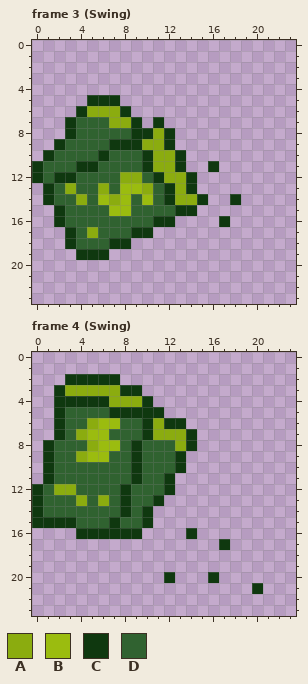
One commit to this pixel-art file: scenes/Equipables/Fertilizer/fertilizer.aseprite. The first picture shows the starting point.
24x24 pixels, 5 frames. Shown: frame 3 (Swing), frame 4 (Swing).
Palette (. is transparent): A #8bac0f  B #9bbc0f  C #0f380f  D #306230
Pixels before, frame 3 (Swing), first column x 0:
 5 .....CCC...........
 6 ....CAAAC..........
 7 ...CDDDAAC.C.......
 8 ...CDDDDDCCAC......
 9 ..CDDDDCCCAAC......
10 .CDDDDCDDDCAAC.....
11 CDDDCCDDDDCAAC..C..
12 CDCCDDDDAADCAAC....
13 .CDADDADBBADCAC....
14 .CDDADBABDBDCAAC..C
15 ..CDDDDBBDDDDCC....
16 ..CDDDDDDDDCC....C.
17 ...CDADDDCC........
18 ...CDDDCC..........
19 ....CCC............
Pixels before, frame 4 (Swing), first column x 0:
 2 ...CCCCC.............
 3 ..CAAAAACC...........
 4 ..CCCCCAAAC..........
 5 ..CDDDDCCCCC.........
 6 ..CDDABBDDCACC.......
 7 ..CDABBDDDCAAAC......
 8 .CDDDABBDCDDDAC......
 9 .CDDABBDDCDDDC.......
10 .CDDDDDDDCDDDC.......
11 .CDDDDDDDCDDC........
12 CDAADDDDCDDDC........
13 CDDDADADCDDC.........
14 CDDDDDDDCDC..........
15 CCCCDDDCDDC..........
16 ....CCCCCC....C......
17 .................C...
18 .....................
19 .....................
20 ............C...C....
21 ....................C
The result:
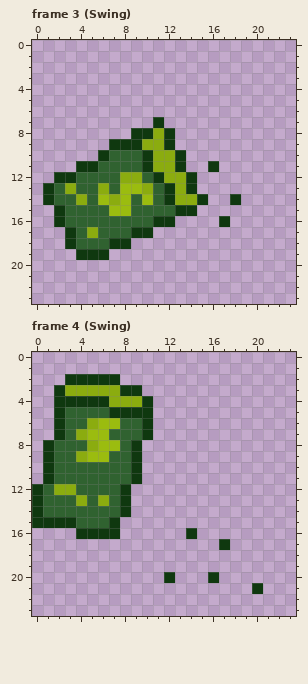
Difference:
Changed rows in their new state; - is an unchanged pixel.
Frame 3 (Swing), layer "Layer 2":
first column x 0:
 5 -----...--
 6 ----.....-
 7 ---.......
 8 ---......-
 9 --.....---
10 -.....----
11 ....------
12 ..--------
Frame 4 (Swing), layer "Layer 2":
first column x 8:
 5 ---.---
 6 ---...-
 7 ---....
 8 --.....
 9 --....-
10 --....-
11 --...--
12 -....--
13 -...---
14 -..----
15 ...----
16 ..-----
